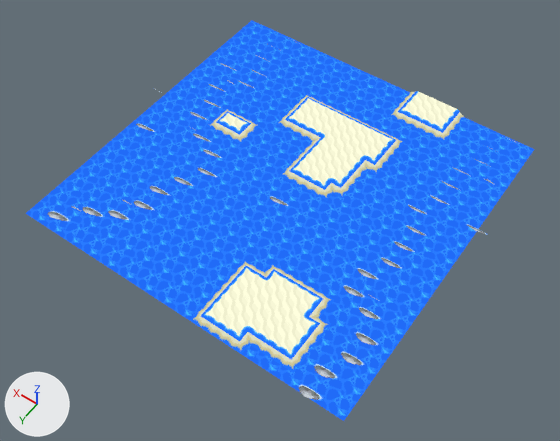
Two versions of the glTF model browser/public/source/land/203-18.glb, one commit apart.
One viewpoint serves both versions: a 50 mm lens placed at (-407.0, 590.0, 832.0), pointed at (-21.0, 49.0, -18.0). The axes (+X, +Y, +Z) are drawn at lower left. The lights are the same throughout. The older version comes first.

In view in the first picture: 'map32_13c.001'.
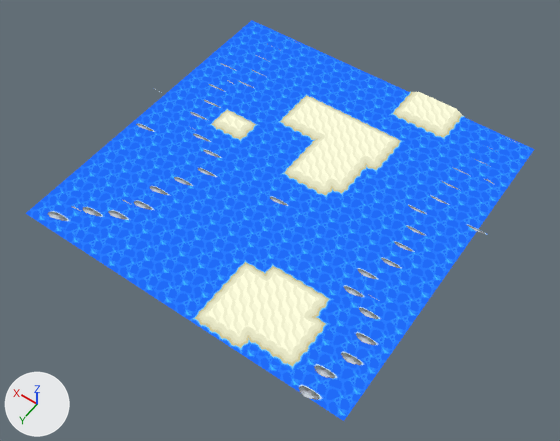
What differs and where, as boxes [x1, y1, x2, y2] in the pictures (560 x 441 px):
'map32_13c.001', surface changed: [188, 91, 467, 374] in both

The change, as a list of edits to the scene's bpy script:
```text
Change mat_swave_p:
    add n12 = _N.new('ShaderNodeMapping'); n12.name = 'Mapping'
    add n12.inputs[1].default_value = (0.0, -0.6, 0.0)  # 'Location'
    add n13 = _N.new('ShaderNodeUVMap'); n13.name = 'UV Map'
    add n13.uv_map = 'UVMap'
    where n11 = _N.new('ShaderNodeTexImage'); n11.name = 'Image Texture'
    add _L.new(n12.outputs[0], n11.inputs[0])  # 'Vector' to 'Vector'
    add _L.new(n13.outputs[0], n12.inputs[0])  # 'UV' to 'Vector'
```
